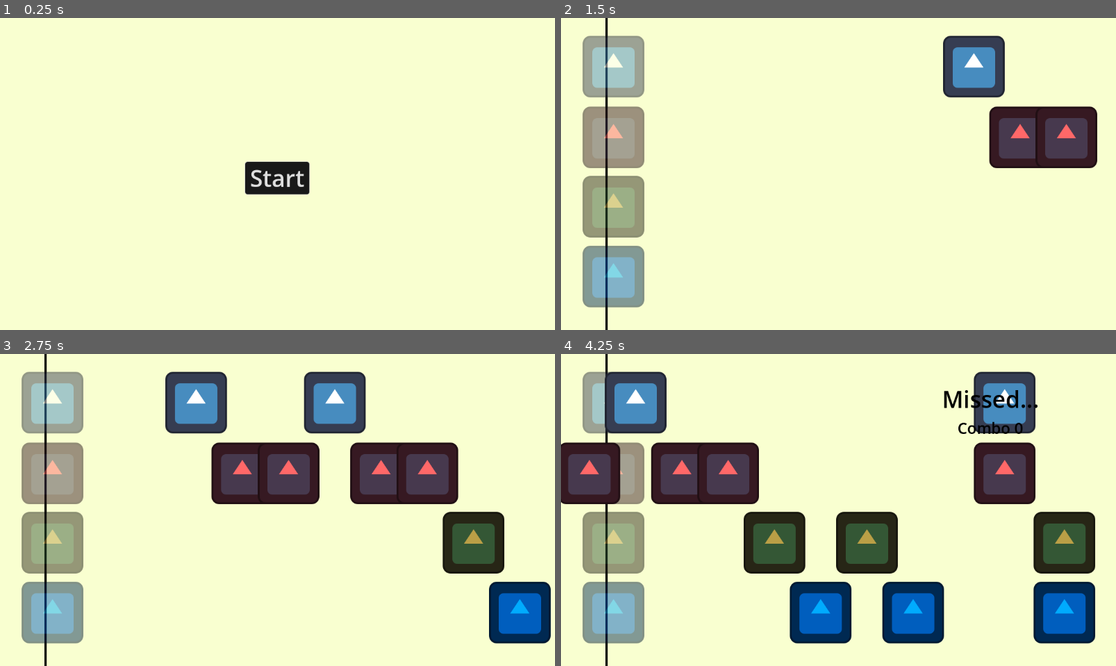
Above: before the commit, frames 1-4 (two rows, left to right).
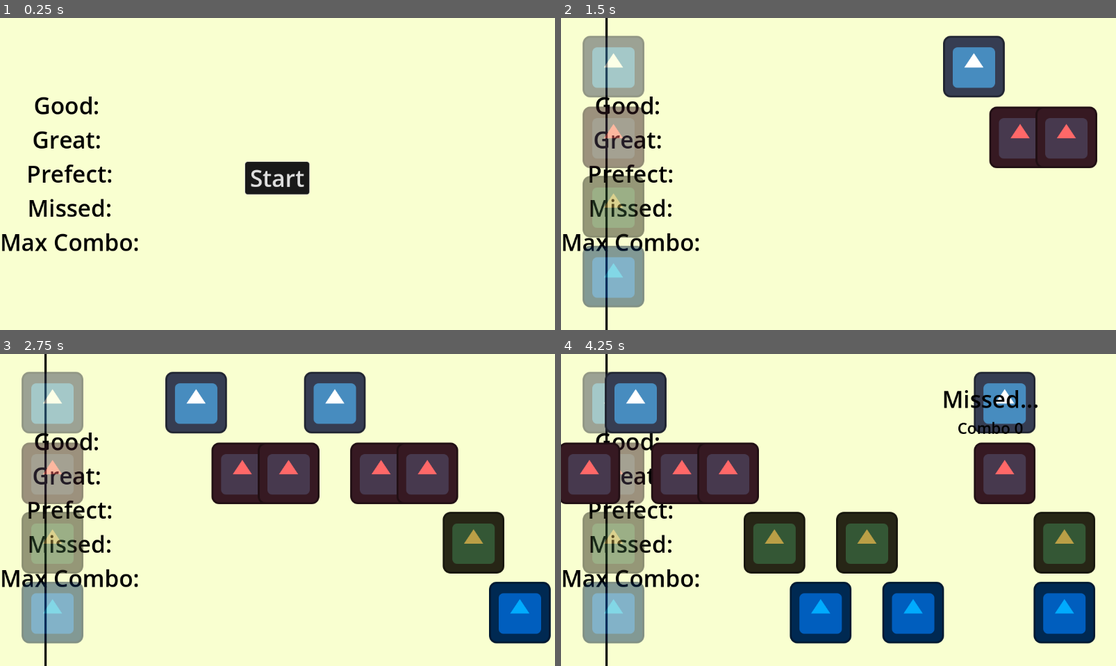
Above: after the commit, the same moments.

Repository: notfroogs/Sardine-Studio
Game: Godot game, scene res://test.tscn
Same seed, same stepped clock (60 frames per second), same inputs: the game is played once before the commit and once after it. The project has no main scene, so this scene is started directly. The engine's default icon, where the game draws it, is replaced by a stand-in: a white triangle on a blue panel in a dark square.
Inputs:
- Up to frame 1 (0.25 s): no input
- Up to frame 2 (1.5 s): click "Start" at 0.5 s; hold V (note1_pressed) from 1.28 s (still down)
- Up to frame 3 (2.75 s): release V (note1_pressed) at 2.03 s; tap B (note2_pressed) at 2.1 s
- Up to frame 4 (4.25 s): hold N (note3_pressed) 2.78-3.53 s; tap M (note4_pressed) at 3.6 s

The runs differ from the first frame. In frame 1, 1.9% of the frame differs, in the area x 0-25%, y 25-75%; in frame 2, 1.8%; in frame 3, 1.8%; in frame 4, 1.6%.

Commit message:
Added shader

Diff:
--- a/sardine-studio/test.gd
+++ b/sardine-studio/test.gd
@@ -3,6 +3,8 @@
 const RHYTHM = preload("uid://ceb5dbeodb5xh")
 @onready var button: Button = %Button
 @onready var rhythm_layer: CanvasLayer = %RhythmLayer
+@onready var shader: ColorRect = %Shader
+@onready var labels: VBoxContainer = %Labels
 
 func _on_button_button_down() -> void:
 	button.visible = false
@@ -11,11 +13,36 @@
 	rhythm_layer.add_child(rhythm_game)
 	rhythm_game.Rhythm_Game_Ended.connect(_on_Rhythm_Game_Ended)
 
+var tween : Tween
+var blur_material : ShaderMaterial
+
 func _on_Rhythm_Game_Ended() -> void:
-	var rhythm_game = get_node("RhythmLayer/rhythm")
-	#var tween = get_tree().create_tween()
-	#tween.tween_property(rhythm_game, "modulate", Color(34,34,34), 0.6)
+	#var rhythm_game = get_node("RhythmLayer/rhythm")
+
+	await get_tree().create_timer(1.0).timeout
+	if shader.material is ShaderMaterial:
+		blur_material = shader.material
+		if tween:
+			tween.kill()
+		tween = get_tree().create_tween()
+		tween.tween_method(update_Blur, 0, 2.5, 0.8)
 
 	await get_tree().create_timer(5.0).timeout
-	rhythm_game.queue_free()
+	#rhythm_game.queue_free()
 	button.visible = true
+
+func update_Blur(value: float):
+	blur_material.set_shader_parameter("lod", value)
+
+func _ready() -> void:
+	#labels.separation = 20
+	pass
+	#if shader.material is ShaderMaterial:
+		#print("yes")
+		#blur_material = shader.material
+		##print(blur_material.get_shader_parameter("lod"))
+		#
+		#if tween:
+			#tween.kill()
+		#tween = get_tree().create_tween()
+		#tween.tween_method(update_Blur, 0, 2.5, 0.8)
--- a/sardine-studio/test.tscn
+++ b/sardine-studio/test.tscn
@@ -1,7 +1,8 @@
-[gd_scene load_steps=5 format=3 uid="uid://whgs0t56ec8o"]
+[gd_scene load_steps=7 format=3 uid="uid://whgs0t56ec8o"]
 
 [ext_resource type="Script" uid="uid://dabs8uffx4npt" path="res://test.gd" id="1_37kl0"]
 [ext_resource type="StyleBox" uid="uid://chcj4mibg1d65" path="res://new_style_box_flat.tres" id="2_8uh7m"]
+[ext_resource type="Shader" uid="uid://d17xsue3hcswr" path="res://test.gdshader" id="3_6uqi0"]
 
 [sub_resource type="StyleBoxFlat" id="StyleBoxFlat_8uh7m"]
 border_width_left = 1
@@ -20,6 +21,10 @@
 Button/styles/disabled = null
 Button/styles/hover = SubResource("StyleBoxFlat_8uh7m")
 Button/styles/normal = ExtResource("2_8uh7m")
+
+[sub_resource type="ShaderMaterial" id="ShaderMaterial_ppyta"]
+shader = ExtResource("3_6uqi0")
+shader_parameter/lod = 0.0
 
 [node name="Node2D" type="Node2D"]
 script = ExtResource("1_37kl0")
@@ -54,61 +59,58 @@
 theme = SubResource("Theme_37kl0")
 text = "Start"
 
-[node name="Labels" type="Node" parent="RhythmLayer"]
+[node name="Labels" type="VBoxContainer" parent="RhythmLayer"]
+unique_name_in_owner = true
+anchors_preset = 9
+anchor_bottom = 1.0
+offset_right = 290.0
+grow_vertical = 2
+size_flags_vertical = 3
+alignment = 1
 
 [node name="Label" type="Label" parent="RhythmLayer/Labels"]
-visible = false
-offset_left = 88.0
-offset_top = 85.0
-offset_right = 237.0
-offset_bottom = 152.0
+layout_mode = 2
 theme_override_colors/font_color = Color(0, 0, 0, 1)
 theme_override_font_sizes/font_size = 48
 text = "Good: "
 horizontal_alignment = 1
 
 [node name="Label2" type="Label" parent="RhythmLayer/Labels"]
-visible = false
-offset_left = 92.0
-offset_top = 168.0
-offset_right = 247.0
-offset_bottom = 235.0
+layout_mode = 2
 theme_override_colors/font_color = Color(0, 0, 0, 1)
 theme_override_font_sizes/font_size = 48
 text = "Great: "
 horizontal_alignment = 1
 
 [node name="Label3" type="Label" parent="RhythmLayer/Labels"]
-visible = false
-offset_left = 96.0
-offset_top = 266.0
-offset_right = 275.0
-offset_bottom = 333.0
+layout_mode = 2
 theme_override_colors/font_color = Color(0, 0, 0, 1)
 theme_override_font_sizes/font_size = 48
 text = "Prefect:"
 horizontal_alignment = 1
 
 [node name="Label4" type="Label" parent="RhythmLayer/Labels"]
-visible = false
-offset_left = 97.0
-offset_top = 352.0
-offset_right = 272.0
-offset_bottom = 419.0
+layout_mode = 2
 theme_override_colors/font_color = Color(0, 0, 0, 1)
 theme_override_font_sizes/font_size = 48
 text = "Missed:"
 horizontal_alignment = 1
 
 [node name="Label5" type="Label" parent="RhythmLayer/Labels"]
-visible = false
-offset_left = 92.0
-offset_top = 432.0
-offset_right = 382.0
-offset_bottom = 499.0
+layout_mode = 2
 theme_override_colors/font_color = Color(0, 0, 0, 1)
 theme_override_font_sizes/font_size = 48
 text = "Max Combo:"
 horizontal_alignment = 1
 
+[node name="Shader" type="ColorRect" parent="RhythmLayer"]
+unique_name_in_owner = true
+z_index = 1
+material = SubResource("ShaderMaterial_ppyta")
+offset_right = 40.0
+offset_bottom = 12.146082
+scale = Vector2(30.068855, 54.25618)
+mouse_filter = 2
+color = Color(0, 0, 0, 1)
+
 [connection signal="button_down" from="RhythmLayer/Button" to="." method="_on_button_button_down"]
